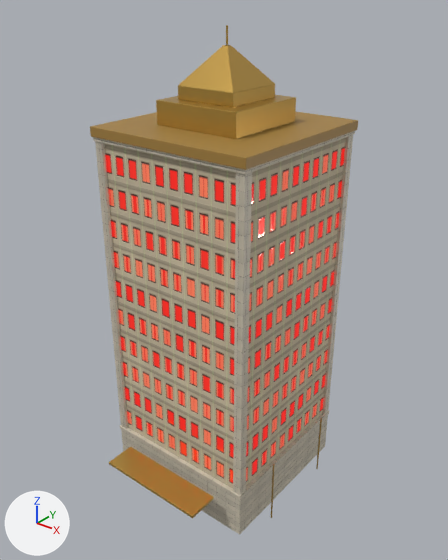
The glTF model public/assets/models/environment/LM_ENV_TowerMahkota.glb as it was, and as the next commit left it.
Before and after are seen from a 50 mm camera at (35.7, -45.1, 50.8) aimed at (0.9, -1.5, 23.8). The lights are fixed; the arrows at lower left show +X, +Y and +Z. The first picture is the older version. Where no turn or scale is listed for an object, it has been applied to the vertices. Vertices at exactly the same position are counted once.

Names of what the first picture shows: 'TowerMahkota'.
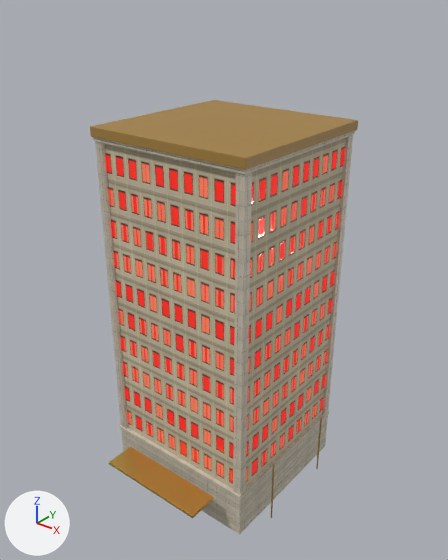
Commit message: fix: drop the Hotel Mahkota crown that poked through the Wet Deck floor

Where the change shows, as pixel boxes [x1, y1, x2, y2] in the pictures (448 x 560 px):
```json
{"object": "TowerMahkota", "change": "reshaped", "before": [90, 25, 358, 535], "after": [90, 100, 358, 535], "on screen": "15% shorter"}
{"part": 1, "of": "me_cube_061", "change": "deleted", "before": [156, 95, 296, 139], "on screen": "orange"}
{"part": 2, "of": "me_cube_061", "change": "deleted", "before": [178, 84, 275, 107], "on screen": "orange"}
{"part": 3, "of": "me_cube_061", "change": "deleted", "before": [226, 25, 228, 45]}
{"part": 4, "of": "me_cube_061", "change": "deleted", "before": [178, 45, 275, 93], "on screen": "orange"}
```

The change, as JSON lines over the scene's bpy script:
```json
{"block": "me_cube_061", "where": "# used by ob_towermahkota_1; location = (0.0, 0.0, 5.1)"}
{"op": "remove", "block": "me_cube_061", "code": "me_cube_061.from_pydata(...)  # 688 vertices, 1300 faces; spans x -8.8..9.8, y -12.7..8.8, z -5.1..42.1"}
{"op": "add", "block": "me_cube_061", "code": "me_cube_061.from_pydata(...)  # 544 vertices, 1040 faces; spans x -8.8..9.8, y -12.7..8.8, z -5.1..33.8"}
{"block": "me_cube_061", "change": "me_cube_061 part 1: the loose piece of 56 vertices spanning x -4.5..4.5, y -4.5..4.5, z 33.8..36.0 is deleted"}
{"block": "me_cube_061", "change": "me_cube_061 part 2: the loose piece of 56 vertices spanning x -3.1..3.1, y -3.1..3.1, z 36.0..37.2 is deleted"}
{"block": "me_cube_061", "change": "me_cube_061 part 3: the loose piece of 16 vertices spanning x -0.1..0.1, y -0.1..0.1, z 40.5..42.1 is deleted"}
{"block": "me_cube_061", "change": "me_cube_061 part 4: the loose piece of 16 vertices spanning x -3.1..3.1, y -3.1..3.1, z 37.2..40.5 is deleted"}
```
